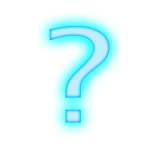
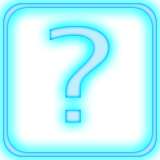
Comparing the layer stacks of the two 160x160 images. Changes:
added layer "glow border" above "ViewFunctions" over [3, 3, 157, 157]
